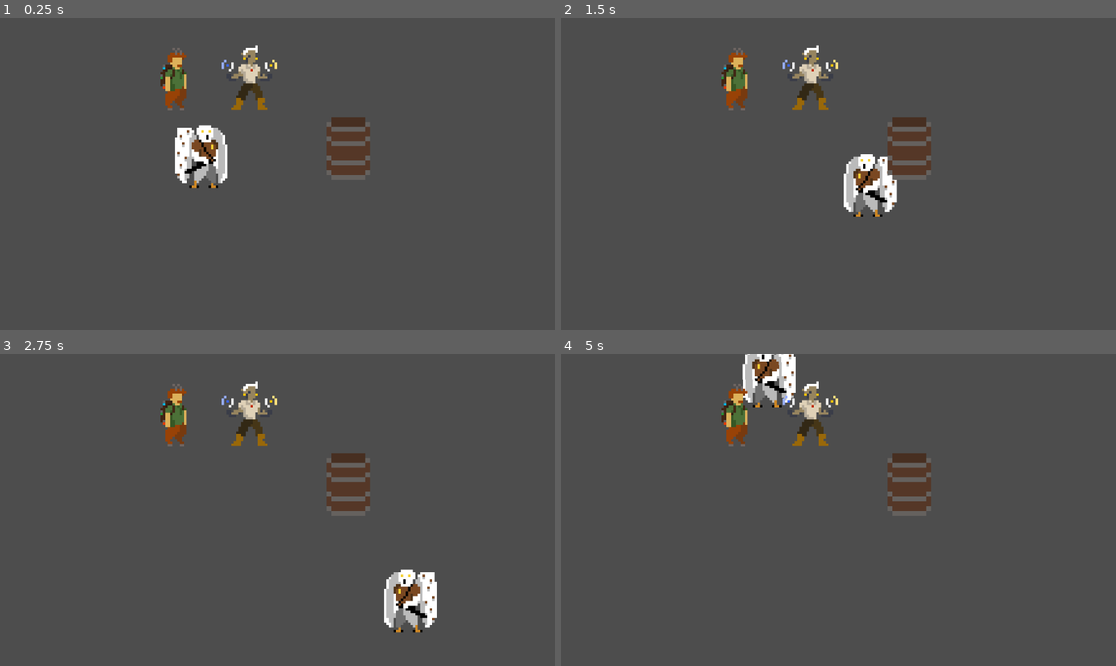
Above: before the commit, frames 1-4 (two rows, left to right).
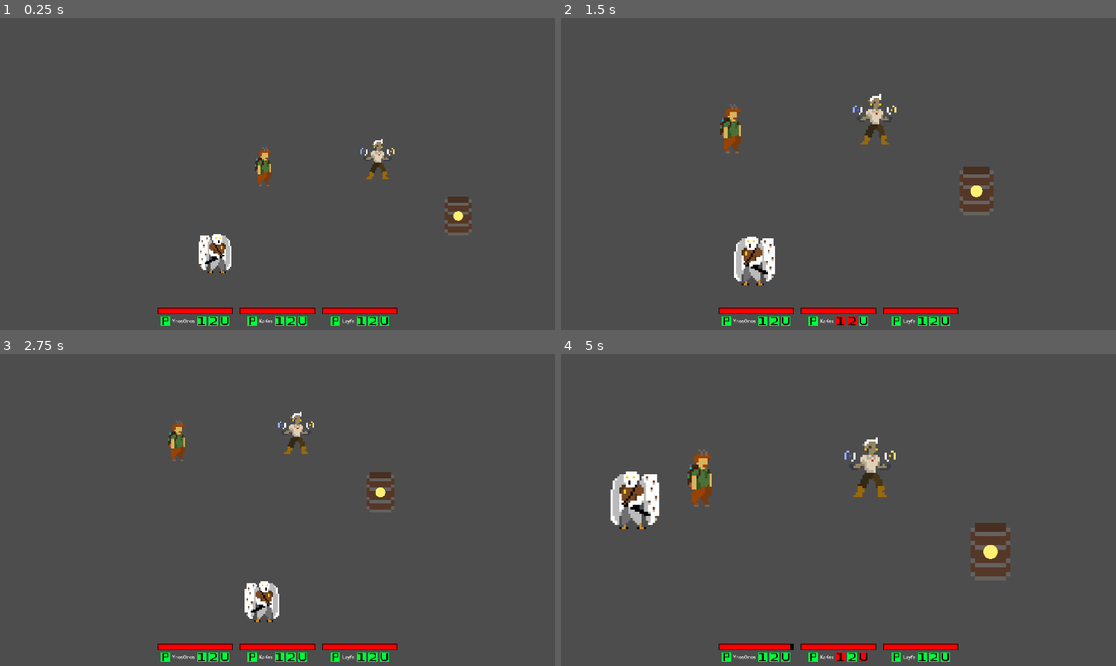
Above: after the commit, the same moments.

Repository: buzzman3111/TearingOfTheTapestry
Game: Godot game, scene res://levels/test_scene.tscn
The game is run twice, just before and just after one commit, with the same random seed, the same clock (stepped at 60 frames per second) and the same inputs. The project has no main scene, so this scene is started directly.
Inputs (mouse positions are in pixels of both pictures, inside the frame that each line leads up to):
- Up to frame 1 (0.25 s): no input
- Up to frame 2 (1.5 s): move the mouse to (960, 158) at 0.52 s; hold D (right) 0.53-1.28 s; tap Q (ability 1) at 0.6 s; click (960, 158) at 0.67 s; move the mouse to (727, 189) at 1.27 s; hold S (down) from 1.28 s (still down); tap E (ability 2) at 1.35 s
- Up to frame 3 (2.75 s): move the mouse to (333, 441) at 2.02 s; release S (down) at 2.03 s; hold D (right) from 2.03 s (still down); click (333, 441) at 2.1 s
- Up to frame 4 (5 s): move the mouse to (810, 572) at 2.77 s; release D (right) at 2.78 s; hold W (up) 2.78-3.53 s; tap Space (dash) at 2.85 s; click (810, 572) at 2.92 s; move the mouse to (1005, 556) at 3.52 s; hold A (left) from 3.53 s (still down); tap R (ultimate) at 3.6 s; move the mouse to (672, 463) at 4.27 s; tap Q (ability 1) at 4.35 s

The runs differ from the first frame. In frame 1, 6.9% of the frame differs, in the area x 28-85%, y 8-99%; in frame 2, 7.7%; in frame 3, 6.8%; in frame 4, 8.5%, in the area x 8-81%, y 0-99%.

Commit message:
player ui and dynamic camera

Diff:
--- a/Tearing Of The Tapestry Folder/characters/character_base.gd
+++ b/Tearing Of The Tapestry Folder/characters/character_base.gd
@@ -45,9 +45,10 @@
 			GameManager.connect('damage_tick', new_effect._damage)
 
 func _die() -> void:
-	print('you are dead')
+	print(self.name, ' ate shit')
 	GameManager.player_list.erase(self.name)
 	self.queue_free()
+
 
 func _update_chicken() -> void:
 	if IS_CHICKEN == false:
--- a/Tearing Of The Tapestry Folder/characters/enemies/dummy_enemy.tscn
+++ b/Tearing Of The Tapestry Folder/characters/enemies/dummy_enemy.tscn
@@ -3,6 +3,7 @@
 [ext_resource type="Texture2D" uid="uid://ujeywgh5g3uj" path="res://assets/art/barrel.png" id="1_4i7m7"]
 [ext_resource type="Script" uid="uid://cdqu56mc0se1m" path="res://characters/players/player_base.gd" id="1_7a6a2"]
 [ext_resource type="Script" uid="uid://ccg5sfcw5xh5y" path="res://characters/players/player_stats.gd" id="2_ejxyx"]
+[ext_resource type="Texture2D" uid="uid://l7hgnjhsiq0x" path="res://assets/art/starryCloakProjectile.png" id="3_13rx2"]
 
 [sub_resource type="CapsuleShape2D" id="CapsuleShape2D_ra0cx"]
 radius = 45.0
@@ -18,6 +19,9 @@
 texture = ExtResource("1_4i7m7")
 region_enabled = true
 region_rect = Rect2(11, 10, 9, 13)
+
+[node name="Sprite2D2" type="Sprite2D" parent="." unique_id=1575148095]
+texture = ExtResource("3_13rx2")
 
 [node name="CollisionShape2D" type="CollisionShape2D" parent="." unique_id=1793949402]
 shape = SubResource("CapsuleShape2D_ra0cx")
--- a/Tearing Of The Tapestry Folder/characters/players/player_base.gd
+++ b/Tearing Of The Tapestry Folder/characters/players/player_base.gd
@@ -1,7 +1,7 @@
 class_name PlayerBase
 extends CharacterBase
 
-# The base code that EACH player will have. Player characters should inherit from
+# The base code that each PLAYER will have. Player characters should inherit from
 # 	this class and overwrite their own functions for thier unique actions
 
 @export var player_index = 0
@@ -32,6 +32,12 @@
 var move_dir = Vector2(0,0)
 var aim_dir = Vector2(0,0)
 var base_vel = Vector2(0,0)
+
+
+signal update_hp_ui
+signal update_a1_ui
+signal update_a2_ui
+signal update_ult_ui
 
 
 func _ready() -> void:
@@ -220,6 +226,8 @@
 		if STATS.HP <= 0:
 			self._die()
 
+		update_hp_ui.emit(STATS.HP)
+
 
 # Checks for effects that increase/decrease attack/ability damage
 func _calc_damage(base_value: int) -> int:
--- a/Tearing Of The Tapestry Folder/characters/players/player_base.tscn
+++ b/Tearing Of The Tapestry Folder/characters/players/player_base.tscn
@@ -5,10 +5,12 @@
 [ext_resource type="Script" uid="uid://cnln4jjtav5hq" path="res://characters/attacks/projectiles/projectile_spawner.gd" id="5_2xxqu"]
 
 [node name="PlayerBase" type="CharacterBody2D" unique_id=961990300]
+y_sort_enabled = true
 collision_mask = 4
 script = ExtResource("1_kx71l")
 
 [node name="PlayerSprite" type="Sprite2D" parent="." unique_id=566503953]
+y_sort_enabled = true
 scale = Vector2(5, 5)
 
 [node name="PlayerStats" type="Node" parent="." unique_id=2105738643]
--- a/Tearing Of The Tapestry Folder/characters/players/playercharacters/ka_kes.gd
+++ b/Tearing Of The Tapestry Folder/characters/players/playercharacters/ka_kes.gd
@@ -25,11 +25,13 @@
 
 # Override for ult melee funcitonality
 func _attack():
-	if current_ult_melee > 4:
-		_on_ult_duration_timeout()
-	elif IS_ULTING:
+	if IS_ULTING:
 		projectile_spawner._fire_melee(self, current_ult_melee, _calc_damage(ULT_damage[current_ult_melee-1]))
 		current_ult_melee += 1
+		if current_ult_melee > 4:
+			_on_ult_duration_timeout()
+			ult_duration_timer.stop()
+			print(ult_duration_timer.time_left)
 		await get_tree().create_timer(1.0).timeout
 	else:
 		super._attack()
@@ -48,21 +50,28 @@
 
 
 func _A1() -> void:
+	print('Ka Kes A1')
+	update_a1_ui.emit()
+
 	projectile_spawner._fire_melee(self, KaKesMelee.A1, _calc_damage(A1_damage))
-	print('Ka Kes A1')
 	await get_tree().create_timer(STATS.A1_COOLDOWN).timeout
 	CAN_A1 = true
+	update_a1_ui.emit()
 
 
 func _A2() -> void:
+	print('Ka Kes A2')
+	update_a2_ui.emit()
+
 	_set_effect('BI', self)
-	print('Ka Kes A2')
 	await get_tree().create_timer(STATS.A1_COOLDOWN).timeout
+	update_a2_ui.emit()
 	CAN_A2 = true
 
 
 func _ultimate() -> void:
 	print('Ka Kes Ult')
+	update_ult_ui.emit()
 
 	STATS.MAX_HP *= 2
 	STATS.HP *= 2
@@ -77,4 +86,5 @@
 	current_ult_melee = 1
 	STATS.MAX_HP = 100
 	STATS.HP /= 2
+	update_ult_ui.emit()
 	CAN_ULT = true # Add to ult charge logic once implemented
--- a/Tearing Of The Tapestry Folder/effects/effect_base.gd
+++ b/Tearing Of The Tapestry Folder/effects/effect_base.gd
@@ -28,7 +28,6 @@
 func _initialize(e_name: String, e_owner: Node) -> void:
 	self.name = e_name
 	self.owner = e_owner
-	print('initialize')
 
 
 func _on_effect_duration_timeout() -> void:
@@ -55,4 +54,5 @@
 
 # Called by functions to change attack/ability effectiveness if applicable
 func _increase_effect(base_val: int) -> int:
+	@warning_ignore("narrowing_conversion")
 	return (roundf(base_val * effect_strength) + effect_amount)
--- /dev/null
+++ b/Tearing Of The Tapestry Folder/levels/camera_2d.gd
@@ -0,0 +1,68 @@
+extends Camera2D
+
+var timer := 0.0
+
+@export var camera_update_interval := 0.2
+
+@export var position_smooth_speed := 2.0
+@export var zoom_smooth_speed := 2.0
+
+@export var min_zoom := 0.5
+@export var max_zoom := 10.0
+
+@export var screen_padding := 500.0
+
+var target_position := Vector2.ZERO
+var target_zoom := 1.0
+
+# Called when the node enters the scene tree for the first time.
+func _ready() -> void:
+	pass # Replace with function body.
+
+
+
+# Called every frame. 'delta' is the elapsed time since the previous frame.
+func _process(delta: float) -> void:
+	timer += delta
+
+	if timer >= camera_update_interval:
+		timer = 0.0
+		var character_list = GameManager.player_list
+		character_list.merge(GameManager.enemy_list)
+		_update_camera(character_list)
+
+	self.position = self.position.lerp(target_position, position_smooth_speed * delta)
+	self.zoom = self.zoom.lerp(Vector2.ONE * target_zoom, zoom_smooth_speed * delta)
+
+
+
+func _update_camera(character_list: Dictionary) -> void:
+	if character_list.is_empty():
+		return
+
+	var min_pos := Vector2(INF, INF)
+	var max_pos := Vector2(-INF, -INF)
+
+	for character in character_list:
+		var pos = character_list[character].position
+
+		min_pos.x = min(min_pos.x, pos.x)
+		min_pos.y = min(min_pos.y, pos.y)
+
+		max_pos.x = max(max_pos.x, pos.x)
+		max_pos.y = max(max_pos.y, pos.y)
+
+	var bounds_size = max_pos - min_pos
+
+	bounds_size += Vector2.ONE * screen_padding
+
+	var viewport_size = get_viewport_rect().size
+
+	var zoom_x = viewport_size.x / bounds_size.x
+	var zoom_y = viewport_size.y / bounds_size.y
+
+	target_zoom = min(zoom_x, zoom_y)
+	target_zoom = clamp(target_zoom, min_zoom, max_zoom)
+
+	target_position = (max_pos + min_pos) / 2.0
+	# Maybe clamp position of camera wrt the current room somehow?
--- a/Tearing Of The Tapestry Folder/levels/test_scene.tscn
+++ b/Tearing Of The Tapestry Folder/levels/test_scene.tscn
@@ -1,25 +1,40 @@
 [gd_scene format=3 uid="uid://cjawx7g3iihfd"]
 
+[ext_resource type="Script" uid="uid://coxtf3ieedo1c" path="res://levels/camera_2d.gd" id="1_ah1fx"]
 [ext_resource type="PackedScene" uid="uid://beay1s1u2i4ak" path="res://characters/players/playercharacters/ka_kes.tscn" id="1_x46hq"]
 [ext_resource type="PackedScene" uid="uid://bivcm6noga6be" path="res://characters/players/playercharacters/ynos_onos.tscn" id="2_ohqux"]
 [ext_resource type="PackedScene" uid="uid://cgno6kthnuq71" path="res://characters/players/playercharacters/layfe.tscn" id="3_a47p7"]
 [ext_resource type="PackedScene" uid="uid://hxwimwg6eeuv" path="res://characters/enemies/dummy_enemy.tscn" id="4_x46hq"]
 [ext_resource type="Script" uid="uid://cj30xvy6tnuln" path="res://characters/character_base.gd" id="5_ohqux"]
+[ext_resource type="PackedScene" uid="uid://cqim1cf0qs84r" path="res://ui/player_ui.tscn" id="6_a47p7"]
 
 [node name="TestScene" type="Node2D" unique_id=433689384]
+y_sort_enabled = true
+
+[node name="Camera2D" type="Camera2D" parent="." unique_id=299719724]
+z_as_relative = false
+position = Vector2(963, 542)
+script = ExtResource("1_ah1fx")
+
+[node name="CanvasLayer" type="CanvasLayer" parent="Camera2D" unique_id=1853808363]
+layer = 0
+
+[node name="PlayerUI" parent="Camera2D/CanvasLayer" unique_id=722554251 instance=ExtResource("6_a47p7")]
+size_flags_vertical = 8
 
 [node name="KaKes" parent="." unique_id=961990300 groups=["player"] instance=ExtResource("1_x46hq")]
-position = Vector2(425, 283)
+position = Vector2(461, 634)
 using_controller = false
 
 [node name="YnosOnos" parent="." unique_id=167681896 groups=["player"] instance=ExtResource("2_ohqux")]
-position = Vector2(360, 132)
+position = Vector2(614, 352)
 player_index = 3
 
 [node name="Layfe" parent="." unique_id=1903747234 groups=["player"] instance=ExtResource("3_a47p7")]
-position = Vector2(518, 119)
+position = Vector2(998, 317)
 player_index = 1
 
 [node name="DummyEnemy" parent="." unique_id=1128807831 groups=["enemy"] instance=ExtResource("4_x46hq")]
-position = Vector2(723, 271)
+y_sort_enabled = true
+position = Vector2(1269, 513)
 script = ExtResource("5_ohqux")
--- a/Tearing Of The Tapestry Folder/project.godot
+++ b/Tearing Of The Tapestry Folder/project.godot
@@ -21,6 +21,13 @@
 [autoload]
 
 GameManager="*uid://cxskdfknwlrd0"
+Settings="*uid://cds3vnh4noawh"
+
+[display]
+
+window/size/viewport_width=1920
+window/size/viewport_height=1080
+window/size/mode=2
 
 [global_group]
 
--- /dev/null
+++ b/Tearing Of The Tapestry Folder/settings.gd
@@ -0,0 +1,18 @@
+extends Node
+
+# Settings
+
+## UI Settings
+### UI Visibility
+enum boss_hp_bar {VISIBLE, HIDDEN}
+enum dungeon_map {VISIBLE, HIDDEN}
+
+var show_boss_hp_bar = boss_hp_bar.VISIBLE
+var show_dungeon_map = dungeon_map.VISIBLE
+
+### UI Positions
+enum health_bar_locations {BOTTOM, SIDE}
+enum dungeon_map_location {T_R, T_L, B_R, B_L} # top-right, top-left, bottom-right, bottom-left
+
+var health_bar_loc = health_bar_locations.BOTTOM
+var dungeon_map_loc = dungeon_map_location.B_R
--- /dev/null
+++ b/Tearing Of The Tapestry Folder/ui/playerUITheme.tres
@@ -0,0 +1,7 @@
+[gd_resource type="Theme" format=3 uid="uid://ckell34mk6bd7"]
+
+[resource]
+MarginContainer/constants/margin_bottom = 5
+MarginContainer/constants/margin_left = 5
+MarginContainer/constants/margin_right = 5
+MarginContainer/constants/margin_top = 5
--- /dev/null
+++ b/Tearing Of The Tapestry Folder/ui/player_ui.gd
@@ -0,0 +1,39 @@
+extends MarginContainer
+
+var player_ui_module = preload("res://ui/player_ui_module.tscn")
+
+@onready var module_cont_side: VBoxContainer = $UISide/VBoxContainer
+
+@onready var module_cont_bot: VBoxContainer = $UIBottom/HBoxContainer/ModuleCont
+@onready var module_cont_bot_2: VBoxContainer = $UIBottom/HBoxContainer/ModuleCont2
+@onready var module_cont_bot_3: VBoxContainer = $UIBottom/HBoxContainer/ModuleCont3
+@onready var module_contr_bot_4: CenterContainer = $UIBottom/HBoxContainer/ModuleContr4
+@onready var module_cont_bot_5: CenterContainer = $UIBottom/HBoxContainer/ModuleCont5
+
+@onready var module_conts_bot = [
+	module_cont_bot,
+	module_cont_bot_2,
+	module_cont_bot_3,
+	module_contr_bot_4,
+	module_cont_bot_5
+]
+
+var num_active_modules := 0
+
+# Called when the node enters the scene tree for the first time.
+func _ready() -> void:
+	await get_tree().process_frame
+	for player in GameManager.player_list:
+		var new_module = player_ui_module.instantiate()
+		new_module.connected_player = GameManager.player_list[player]
+		_add_ui_module(new_module)
+		num_active_modules += 1
+
+
+func _add_ui_module(new_module) -> void:
+	match Settings.health_bar_loc:
+		Settings.health_bar_locations.SIDE:
+			module_cont_side.add_child(new_module)
+		Settings.health_bar_locations.BOTTOM:
+			var module_tracker = num_active_modules % 5
+			module_conts_bot[module_tracker].add_child(new_module)
--- /dev/null
+++ b/Tearing Of The Tapestry Folder/ui/player_ui.tscn
@@ -0,0 +1,49 @@
+[gd_scene format=3 uid="uid://cqim1cf0qs84r"]
+
+[ext_resource type="Script" uid="uid://v5rmpn5pl56d" path="res://ui/player_ui.gd" id="1_cfom6"]
+
+[node name="PlayerUI" type="MarginContainer" unique_id=722554251]
+anchors_preset = 15
+anchor_right = 1.0
+anchor_bottom = 1.0
+grow_horizontal = 2
+grow_vertical = 2
+theme_override_constants/margin_left = 15
+theme_override_constants/margin_top = 15
+theme_override_constants/margin_right = 15
+theme_override_constants/margin_bottom = 15
+script = ExtResource("1_cfom6")
+
+[node name="UIBottom" type="CenterContainer" parent="." unique_id=1661112950]
+layout_mode = 2
+size_flags_vertical = 8
+
+[node name="HBoxContainer" type="HBoxContainer" parent="UIBottom" unique_id=1448690333]
+layout_mode = 2
+theme_override_constants/separation = 25
+
+[node name="ModuleContr4" type="CenterContainer" parent="UIBottom/HBoxContainer" unique_id=930885129]
+layout_mode = 2
+
+[node name="ModuleCont2" type="VBoxContainer" parent="UIBottom/HBoxContainer" unique_id=531279781]
+layout_mode = 2
+theme_override_constants/separation = 15
+
+[node name="ModuleCont" type="VBoxContainer" parent="UIBottom/HBoxContainer" unique_id=2032042481]
+layout_mode = 2
+theme_override_constants/separation = 15
+
+[node name="ModuleCont3" type="VBoxContainer" parent="UIBottom/HBoxContainer" unique_id=1061794557]
+layout_mode = 2
+theme_override_constants/separation = 15
+
+[node name="ModuleCont5" type="CenterContainer" parent="UIBottom/HBoxContainer" unique_id=1954347569]
+layout_mode = 2
+
+[node name="UISide" type="CenterContainer" parent="." unique_id=1085124682]
+layout_mode = 2
+size_flags_horizontal = 0
+
+[node name="VBoxContainer" type="VBoxContainer" parent="UISide" unique_id=1278067369]
+layout_mode = 2
+theme_override_constants/separation = 15
--- /dev/null
+++ b/Tearing Of The Tapestry Folder/ui/player_ui_module.gd
@@ -0,0 +1,48 @@
+extends CenterContainer
+
+
+@onready var player_name: Label = $VBoxContainer/Abilities/HBoxContainer/PlayerName
+@onready var a_1_icon: TextureRect = $VBoxContainer/Abilities/HBoxContainer/A1Icon
+@onready var a_2_icon: TextureRect = $VBoxContainer/Abilities/HBoxContainer/A2Icon
+@onready var ult_icon: TextureRect = $VBoxContainer/Abilities/HBoxContainer/UltIcon
+
+@onready var hp_bar: TextureProgressBar = $VBoxContainer/HpBar
+
+var a1_sprites = [preload("res://assets/art/placeholders/a1_active.png"), preload("res://assets/art/placeholders/a1_cd.png")]
+var a2_sprites = [preload("res://assets/art/placeholders/a2_active.png"), preload("res://assets/art/placeholders/a2_cd.png")]
+var ult_sprites = [preload("res://assets/art/placeholders/ult_active.png"), preload("res://assets/art/placeholders/ult_cd.png")]
+
+var connected_player := CharacterBody2D
+
+func _ready() -> void:
+	if connected_player:
+		player_name.text = connected_player.name
+		connected_player.update_a1_ui.connect(_update_a1)
+		connected_player.update_a2_ui.connect(_update_a2)
+		connected_player.update_ult_ui.connect(_update_ult)
+		connected_player.update_hp_ui.connect(_update_health_bar)
+
+
+func _update_health_bar(health: int) -> void:
+	hp_bar.value = health
+
+
+func _update_a1() -> void:
+	if a_1_icon.texture == a1_sprites[0]:
+		a_1_icon.texture = a1_sprites[1]
+	else:
+		a_1_icon.texture = a1_sprites[0]
+
+
+func _update_a2() -> void:
+	if a_2_icon.texture == a2_sprites[0]:
+		a_2_icon.texture = a2_sprites[1]
+	else:
+		a_2_icon.texture = a2_sprites[0]
+
+
+func _update_ult() -> void:
+	if ult_icon.texture == ult_sprites[0]:
+		ult_icon.texture = ult_sprites[1]
+	else:
+		ult_icon.texture = ult_sprites[0]
--- /dev/null
+++ b/Tearing Of The Tapestry Folder/ui/player_ui_module.tscn
@@ -0,0 +1,49 @@
+[gd_scene format=3 uid="uid://xv48nkb35def"]
+
+[ext_resource type="Script" uid="uid://ce8yv5163fj5j" path="res://ui/player_ui_module.gd" id="1_0qnal"]
+[ext_resource type="Texture2D" uid="uid://cayf1qcymjtpu" path="res://assets/art/placeholders/hp_bar_outer.png" id="1_tyk3l"]
+[ext_resource type="Texture2D" uid="uid://dr056nasev5rj" path="res://assets/art/placeholders/hp_bar_inner.png" id="2_0qnal"]
+[ext_resource type="Texture2D" uid="uid://cmw4ys5y5xh5d" path="res://assets/art/placeholders/passive_active.png" id="3_jq2i5"]
+[ext_resource type="Texture2D" uid="uid://bufu5vpt5opic" path="res://assets/art/placeholders/a1_active.png" id="4_bs540"]
+[ext_resource type="Texture2D" uid="uid://7a2ok6x44533" path="res://assets/art/placeholders/a2_active.png" id="5_ldrjg"]
+[ext_resource type="Texture2D" uid="uid://ci6ca74177i42" path="res://assets/art/placeholders/ult_active.png" id="6_57n4a"]
+
+[node name="PlayerUIModule" type="CenterContainer" unique_id=296356621]
+script = ExtResource("1_0qnal")
+
+[node name="VBoxContainer" type="VBoxContainer" parent="." unique_id=2048241088]
+layout_mode = 2
+theme_override_constants/separation = 8
+
+[node name="HpBar" type="TextureProgressBar" parent="VBoxContainer" unique_id=24428227]
+layout_mode = 2
+value = 100.0
+texture_under = ExtResource("1_tyk3l")
+texture_progress = ExtResource("2_0qnal")
+
+[node name="Abilities" type="CenterContainer" parent="VBoxContainer" unique_id=1227266882]
+layout_mode = 2
+
+[node name="HBoxContainer" type="HBoxContainer" parent="VBoxContainer/Abilities" unique_id=1148299802]
+layout_mode = 2
+theme_override_constants/separation = 8
+
+[node name="Portrait" type="TextureRect" parent="VBoxContainer/Abilities/HBoxContainer" unique_id=117500457]
+layout_mode = 2
+texture = ExtResource("3_jq2i5")
+
+[node name="PlayerName" type="Label" parent="VBoxContainer/Abilities/HBoxContainer" unique_id=1065055679]
+layout_mode = 2
+text = "Player 1"
+
+[node name="A1Icon" type="TextureRect" parent="VBoxContainer/Abilities/HBoxContainer" unique_id=524261584]
+layout_mode = 2
+texture = ExtResource("4_bs540")
+
+[node name="A2Icon" type="TextureRect" parent="VBoxContainer/Abilities/HBoxContainer" unique_id=311364846]
+layout_mode = 2
+texture = ExtResource("5_ldrjg")
+
+[node name="UltIcon" type="TextureRect" parent="VBoxContainer/Abilities/HBoxContainer" unique_id=1781909233]
+layout_mode = 2
+texture = ExtResource("6_57n4a")
Binary file changed: Tearing Of The Tapestry Folder/assets/art/Vorrak.png
Binary file added: Tearing Of The Tapestry Folder/assets/art/placeholders/a1_active.png
Not shown, added: Tearing Of The Tapestry Folder/assets/art/placeholders/a1_active.png.import
Binary file added: Tearing Of The Tapestry Folder/assets/art/placeholders/a1_cd.png
Not shown, added: Tearing Of The Tapestry Folder/assets/art/placeholders/a1_cd.png.import
Binary file added: Tearing Of The Tapestry Folder/assets/art/placeholders/a2_active.png
Not shown, added: Tearing Of The Tapestry Folder/assets/art/placeholders/a2_active.png.import
Binary file added: Tearing Of The Tapestry Folder/assets/art/placeholders/a2_cd.png
Not shown, added: Tearing Of The Tapestry Folder/assets/art/placeholders/a2_cd.png.import
Binary file added: Tearing Of The Tapestry Folder/assets/art/placeholders/hp_bar_inner.png
Not shown, added: Tearing Of The Tapestry Folder/assets/art/placeholders/hp_bar_inner.png.import
Binary file added: Tearing Of The Tapestry Folder/assets/art/placeholders/hp_bar_outer.png
(and 27 more such lines)
